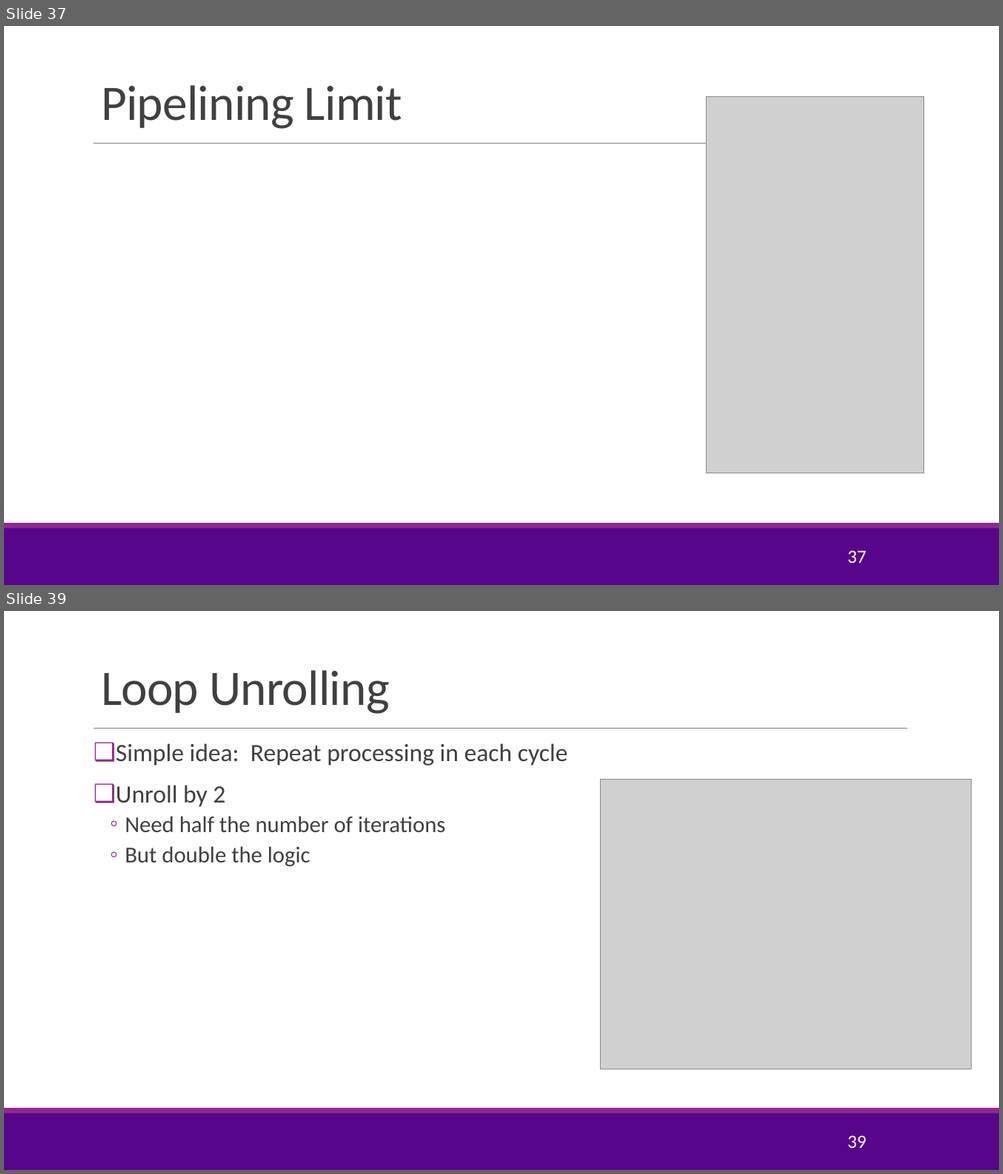
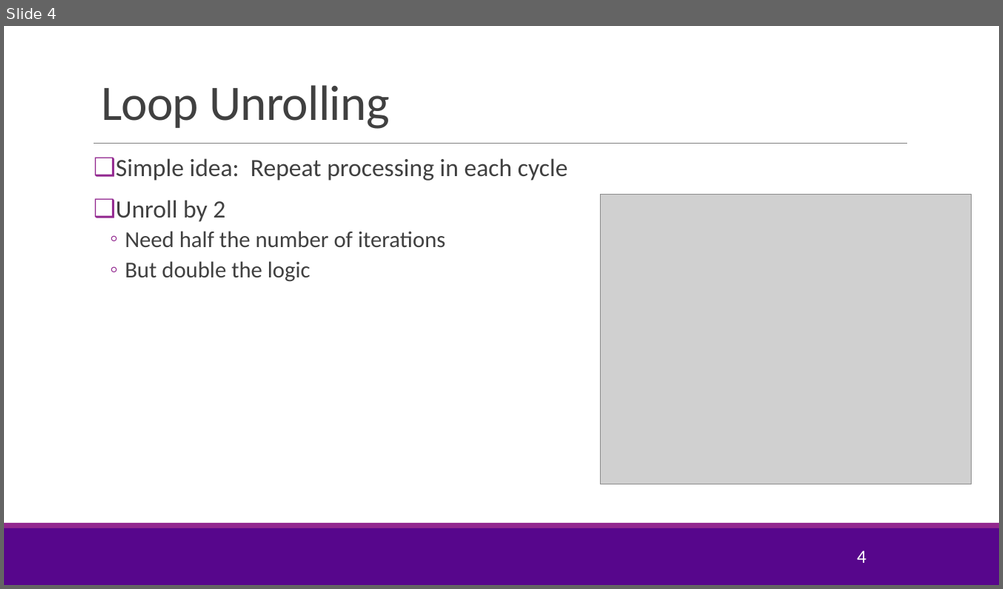
Before and after one commit to sdrangan/fpgademos, a slide deck: units/unit08_unroll/unroll.pptx. Shown one above the other, each under a label of ours: slides 37 and 39 before the commit, slide 4 after it; the slides between them are not shown. The pictures are 1003x1174 and 1003x589 pixels, drawn with LibreOffice and Linux fonts; fonts in the diff are those of the drawing; grey boxes stand for pictures; background and template pictures are left out. Boxes give left, top, right and bottom in pixels: in the first picture for what was removed or moved away, otherwise in the second. Text is boxed around its words. In the diff, an @@ line names an element or a change of style, - is before the commit and + after.

```diff
--- a/units/unit08_unroll/unroll.pptx
+++ b/units/unit08_unroll/unroll.pptx
@@ slide 37 removed at bbox=[4, 26, 999, 585], background #FFFFFF; not listed: 3 template elements that a slide beside it also shows @@
@@ title removed at bbox=[101, 85, 402, 129] @@
-Pipelining Limit
@@ picture removed at bbox=[706, 96, 924, 474] @@
@@ page number removed at bbox=[847, 551, 866, 563] @@
-37
@@ what was slide 39 is now slide 4 @@
@@ page number at bbox=[856, 551, 866, 563]: text changed @@
-39
+4
```
Also in this commit, not shown: 1 slide added, 34 other slides removed, 13 other files.
